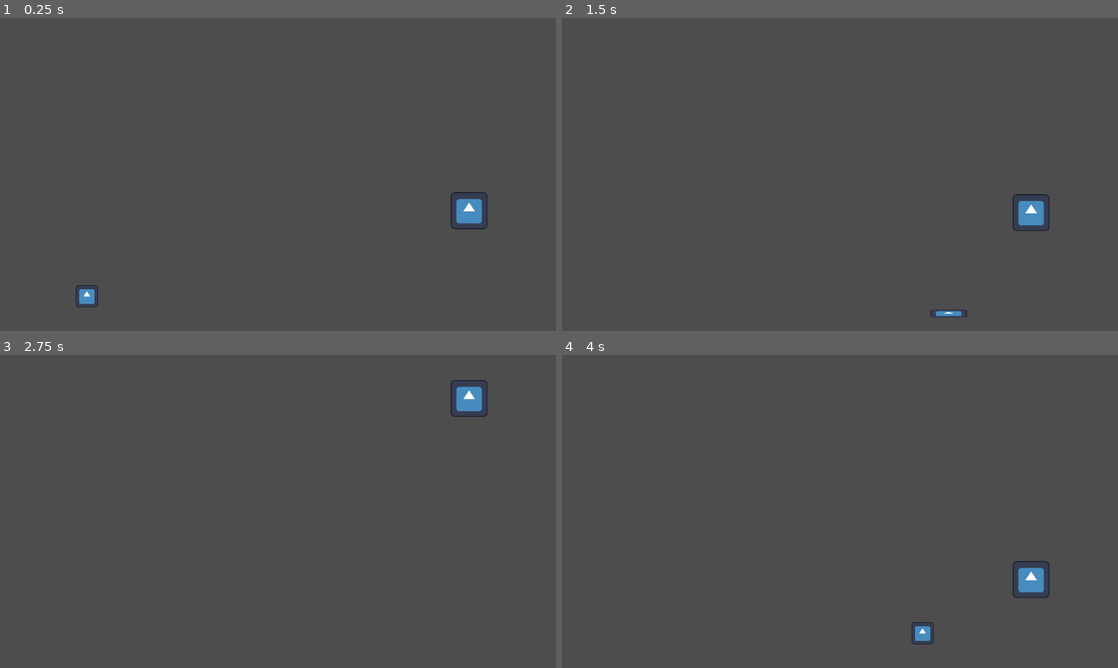
Above: before the commit, frames 1-4 (two rows, left to right).
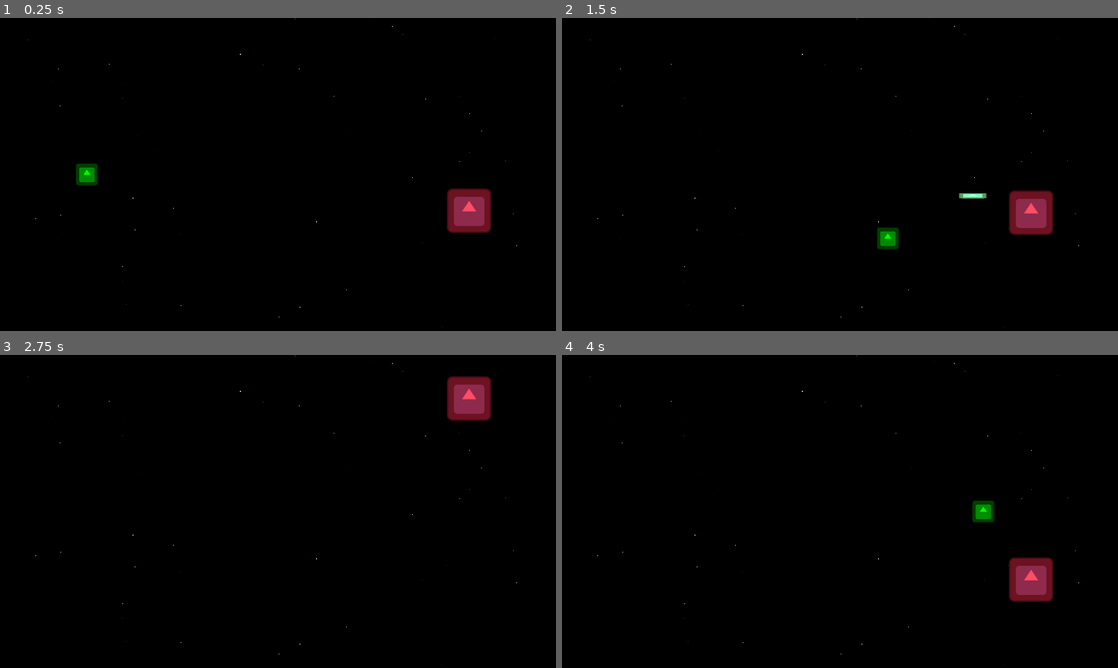
Above: after the commit, the same moments.

Repository: UnPolloLoco/godot-test
Game: Godot game, scene res://amazing_scene.tscn
The game is run twice, just before and just after one commit, with the same random seed, the same clock (stepped at 60 frames per second) and the same inputs. The engine's default icon, where the game draws it, is replaced by a stand-in: a white triangle on a blue panel in a dark square.
Inputs:
- Up to frame 1 (0.25 s): no input
- Up to frame 2 (1.5 s): tap Enter at 0.5 s; hold D (right) 0.53-1.28 s; hold Space (shoot) 0.53-1.28 s; hold S (down) from 1.28 s (still down); tap Space (shoot) at 1.35 s
- Up to frame 3 (2.75 s): release S (down) at 2.03 s; hold D (right) from 2.03 s (still down); hold Space (shoot) from 2.03 s (still down)
- Up to frame 4 (4 s): release D (right) at 2.78 s; release Space (shoot) at 2.78 s; hold W (up) 2.78-3.53 s; tap Space (shoot) at 2.85 s; hold A (left) from 3.53 s (still down); hold Space (shoot) from 3.53 s (still down)

The runs differ from the first frame. In frame 1, 100% of the frame differs, in the area x 0-100%, y 0-100%; in frame 2, 100%; in frame 3, 100%; in frame 4, 100%.

Commit message:
Actual gameplay

Diff:
--- a/amazing_scene.tscn
+++ b/amazing_scene.tscn
@@ -2,15 +2,22 @@
 
 [ext_resource type="Texture2D" uid="uid://c48ny0gh43exb" path="res://icon.svg" id="1_54c6x"]
 [ext_resource type="Script" uid="uid://dmfnuye5ydtuj" path="res://player.gd" id="1_gmyh6"]
+[ext_resource type="Shader" uid="uid://bryc1jesnxsj0" path="res://flash.gdshader" id="3_hp7mx"]
 [ext_resource type="Script" uid="uid://bljvxvt70cepj" path="res://enemy.gd" id="3_tak36"]
+[ext_resource type="Script" uid="uid://33y06bll57yw" path="res://background.gd" id="4_tjgvb"]
 
 [sub_resource type="RectangleShape2D" id="RectangleShape2D_jcjwt"]
 size = Vector2(120, 121)
 
+[sub_resource type="ShaderMaterial" id="ShaderMaterial_hp7mx"]
+shader = ExtResource("3_hp7mx")
+shader_parameter/enabled = false
+shader_parameter/brightness = 0.8
+
 [sub_resource type="RectangleShape2D" id="RectangleShape2D_r0b1r"]
 size = Vector2(122, 122)
 
-[node name="Node2D" type="Node2D" unique_id=1132465114]
+[node name="Global" type="Node2D" unique_id=1132465114]
 
 [node name="Player" type="Area2D" parent="." unique_id=1217094484]
 position = Vector2(200, 300)
@@ -25,10 +32,19 @@
 
 [node name="Enemy" type="Area2D" parent="." unique_id=1477371577]
 position = Vector2(1090, 338)
+scale = Vector2(1.2, 1.2)
 script = ExtResource("3_tak36")
 
 [node name="Sprite2D" type="Sprite2D" parent="Enemy" unique_id=1110455594]
+material = SubResource("ShaderMaterial_hp7mx")
 texture = ExtResource("1_54c6x")
 
 [node name="CollisionShape2D" type="CollisionShape2D" parent="Enemy" unique_id=1896575890]
 shape = SubResource("RectangleShape2D_r0b1r")
+
+[node name="Background" type="ColorRect" parent="." unique_id=1344174699]
+z_index = -10
+offset_right = 2100.0
+offset_bottom = 1191.0
+color = Color(0, 0, 0, 1)
+script = ExtResource("4_tjgvb")
--- /dev/null
+++ b/background.gd
@@ -0,0 +1,39 @@
+extends ColorRect
+
+
+@onready var star_scene = preload("res://star.tscn")
+
+
+var star_count = 70
+var star_size_range = [0.2, 3]
+
+
+func _ready() -> void:
+	for i in star_count:
+		var new_star = star_scene.instantiate()
+		add_child(new_star)
+
+		# --- Position star ---
+
+		new_star.position = Vector2(
+			randi_range(0, Global.width),
+			randi_range(0, Global.height)
+		)
+
+		# --- Resize star ---
+
+		var new_star_size = randf_range(
+			star_size_range[0],
+			star_size_range[1]
+		)
+
+		new_star.size = Vector2(new_star_size, new_star_size)
+
+		# --- Color star ---
+
+		new_star.color = Color.from_hsv(
+			randi_range(-180, 58) / 360.0,
+			0.2,
+			1.0,
+			1.0
+		)
--- a/bullet.gd
+++ b/bullet.gd
@@ -1,9 +1,43 @@
 extends Area2D
 
 
-const SPEED = 2700.0
+var speed
+var direction
+
+
+func _ready():
+	if is_in_group("ally"):
+		direction = Vector2(1,0)
+		speed = 2200
+		modulate = Color(1.8, 2.5, 1)
+
+	elif is_in_group("enemy"):
+		direction = Vector2(-1,0)
+		speed = 1100
+		modulate = Color(2.5, 0.7, 0.6)
+		scale.x /= 2
+
+	else:
+		print("A bullet doesn't have a team group!")
 
 
 func _physics_process(delta: float) -> void:
-	position.x += SPEED * delta
-	if has_overlapping_areas(): print(get_overlapping_areas())
+	position += direction * speed * delta
+
+	if has_overlapping_areas():
+		for victim in get_overlapping_areas():
+			var self_is_enemy = is_in_group("enemy")
+			var victim_is_enemy = victim.is_in_group("enemy")
+
+			if self_is_enemy != victim_is_enemy:
+				# If bullet hit someone on the other team...
+				queue_free()
+
+				victim.health -= 1
+				if (victim.health <= 0):
+					victim.on_death()
+				else:
+					victim.on_damage()
+
+
+# Initial things happen in player.gd when a bullet is made.
--- a/bullet.tscn
+++ b/bullet.tscn
@@ -8,7 +8,7 @@
 
 [node name="Bullet" type="Area2D" unique_id=540422976]
 z_index = -1
-scale = Vector2(1, 0.2)
+scale = Vector2(0.75, 0.15)
 script = ExtResource("2_t4vbm")
 
 [node name="Sprite2D" type="Sprite2D" parent="." unique_id=1808502237]
@@ -16,4 +16,3 @@
 
 [node name="CollisionShape2D" type="CollisionShape2D" parent="." unique_id=1713223547]
 shape = SubResource("RectangleShape2D_jcjwt")
-disabled = true
--- a/enemy.gd
+++ b/enemy.gd
@@ -7,10 +7,17 @@
 var max_y
 var min_y
 
+var health = 10
+
 
 func _ready() -> void:
+	add_to_group("enemy")
+
 	min_y = movement_bound_pad
 	max_y = Global.height - movement_bound_pad
+
+	modulate = Color(2, 0.3, 0.4)
+
 
 	position = Vector2(
 		Global.width - 300,
@@ -28,3 +35,14 @@
 		direction = Vector2(0,-1);
 	elif position.y == min_y:
 		direction = Vector2(0,1);
+
+
+func on_death():
+	print('enemy DEAD')
+	Global.damage_flash(self)
+	await get_tree().create_timer(Global.FLASH_DURATION).timeout
+	queue_free()
+
+func on_damage():
+	print('enenmy damaged')
+	Global.damage_flash(self)
--- /dev/null
+++ b/flash.gdshader
@@ -0,0 +1,16 @@
+shader_type canvas_item;
+
+uniform bool enabled = false;
+uniform float brightness = 0.8;
+
+void vertex() {
+	// Called for every vertex the material is visible on.
+}
+
+void fragment() {
+	// Called for every pixel the material is visible on.
+	vec4 img = texture(TEXTURE, UV);
+	if (enabled) {
+		COLOR = vec4(brightness, brightness, brightness, img.a);
+	}
+}
--- a/global.gd
+++ b/global.gd
@@ -4,8 +4,19 @@
 var width
 var height
 
+const FLASH_DURATION = 0.05;
+
 
 func _ready():
 	var size = get_viewport_rect().size
 	width = size.x
 	height = size.y
+
+
+func _on_timer_timeout():
+	print('gurt')
+
+func damage_flash(target):
+	target.get_node('Sprite2D').material.set_shader_parameter('enabled', true)
+	await get_tree().create_timer(FLASH_DURATION).timeout
+	target.get_node('Sprite2D').material.set_shader_parameter('enabled', false)
--- a/player.gd
+++ b/player.gd
@@ -4,15 +4,21 @@
 @onready var bullet_scene = preload("res://bullet.tscn")
 
 
-const SPEED = 900.0
+const SPEED = 1100.0
 var direction
+
+var health = 5
 
 
 func _ready() -> void:
+	add_to_group("ally")
+
 	position = Vector2(
 		300,
-		Global.width / 2
+		Global.height / 2
 	)
+
+	modulate = Color(0, 1, 0)
 
 
 func _physics_process(delta: float) -> void:
@@ -30,8 +36,16 @@
 		# Shoot bullet
 		if event.is_action_pressed('shoot'):
 			var new_bullet = bullet_scene.instantiate()
+
+			new_bullet.add_to_group("ally")
+			new_bullet.position = position
+
 			get_tree().root.add_child(new_bullet)
 
-			new_bullet.position = position
 
-			print()
+func on_death():
+	print('player DEAD')
+
+
+func on_damage():
+	print('player damaged')
--- a/project.godot
+++ b/project.godot
@@ -24,6 +24,11 @@
 window/size/viewport_width=1920
 window/size/viewport_height=1080
 window/stretch/mode="viewport"
+
+[global_group]
+
+ally="Character, bullet, etc. on the player's team."
+enemy="Character, bullet, etc. on the enemy's team."
 
 [input]
 
--- /dev/null
+++ b/star.tscn
@@ -0,0 +1,7 @@
+[gd_scene format=3 uid="uid://b2lfq4pwtspdg"]
+
+[node name="Star" type="ColorRect" unique_id=546460975]
+offset_left = -333.0
+offset_top = 88.0
+offset_right = -313.0
+offset_bottom = 108.0
Not shown, added: background.gd.uid
Not shown, added: flash.gdshader.uid
